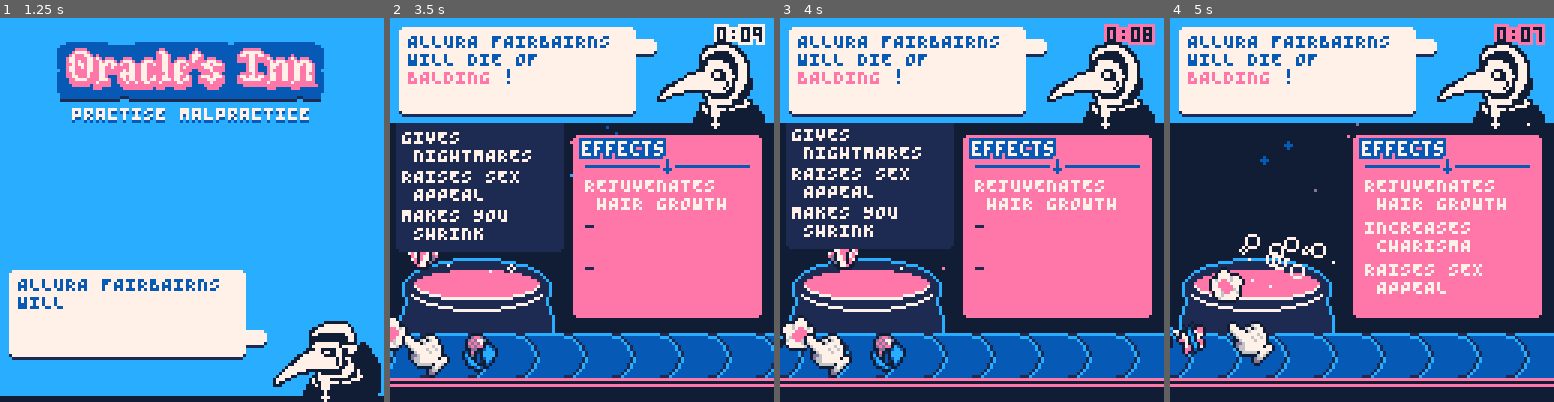
Above: before the commit, frames 1-4 (left to right).
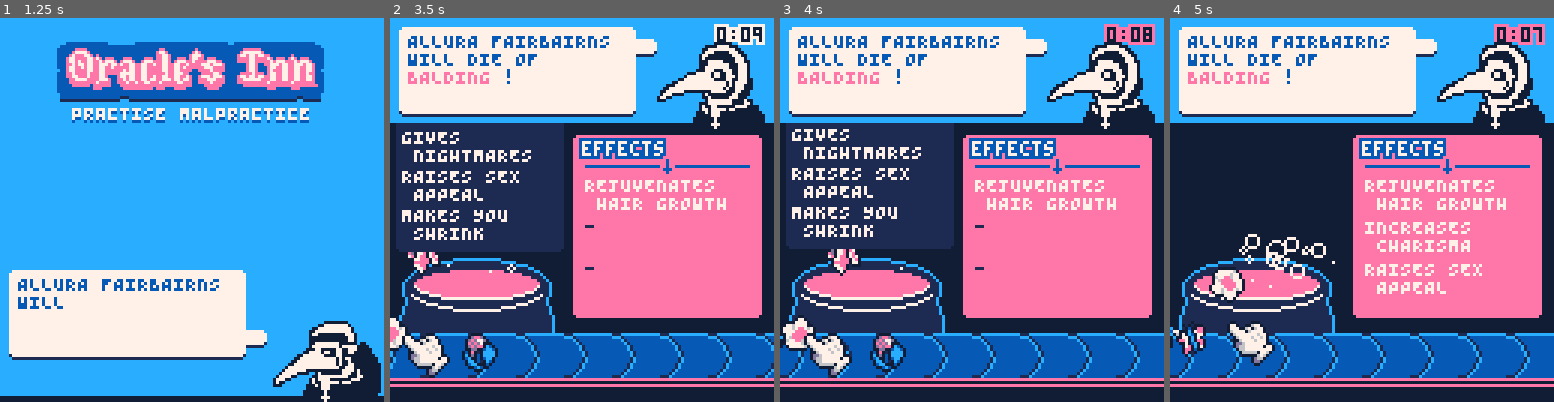
Above: after the commit, the same moments.

Repository: Yolwoocle/minijam_112
Game: PICO-8 cartridge minijam112.p8
The game is run twice, just before and just after one commit, with the same random seed, the same clock (stepped at 60 frames per second) and the same inputs.
Inputs:
- Up to frame 1 (1.25 s): tap X (X key) at 0.33, 1.07 s; tap O (Z key) at 0.7 s
- Up to frame 2 (3.5 s): hold Right 1.6-2.1 s; tap O (Z key) every 0.4 s from 1.7 to 3.3 s; tap X (X key) at 1.85, 2.97 s; hold Up 2.15-2.42 s; hold Right 2.47-3.03 s; hold Left from 3.08 s (still down)
- Up to frame 3 (4 s): release Left at 3.58 s; hold Down 3.63-3.97 s; tap O (Z key) at 3.7 s
- Up to frame 4 (5 s): hold Right 4.02-4.68 s; tap X (X key) at 4.08 s; tap O (Z key) at 4.1, 4.5, 4.9 s; hold Up from 4.73 s (still down)

Frame 1 is identical in both runs. In frame 2, 0.3% of the frame differs, in the area x 4-60%, y 28-68%; in frame 3, 0.3%; in frame 4, 0.6%, in the area x 10-94%, y 27-75%.

Commit message:
Confetti fix

Diff:
--- a/minijam112.p8
+++ b/minijam112.p8
@@ -184,8 +184,8 @@
 
 	-- spawn confetti
 	if(time_before_confetti >-1)time_before_confetti-=1
-	-- if time_before_confetti==0 then
-	if btnp(❎) then
+	if time_before_confetti==0 then
+	-- if btnp(❎) then
 		for i=1,30 do
 			spawn_confetti(-5,-10, 10+rnd(80), -10-rnd(50), 0.05+rnd(0.1))
 			spawn_confetti(128+5,-10, -10-rnd(80), -10-rnd(50), 0.05+rnd(0.1))
